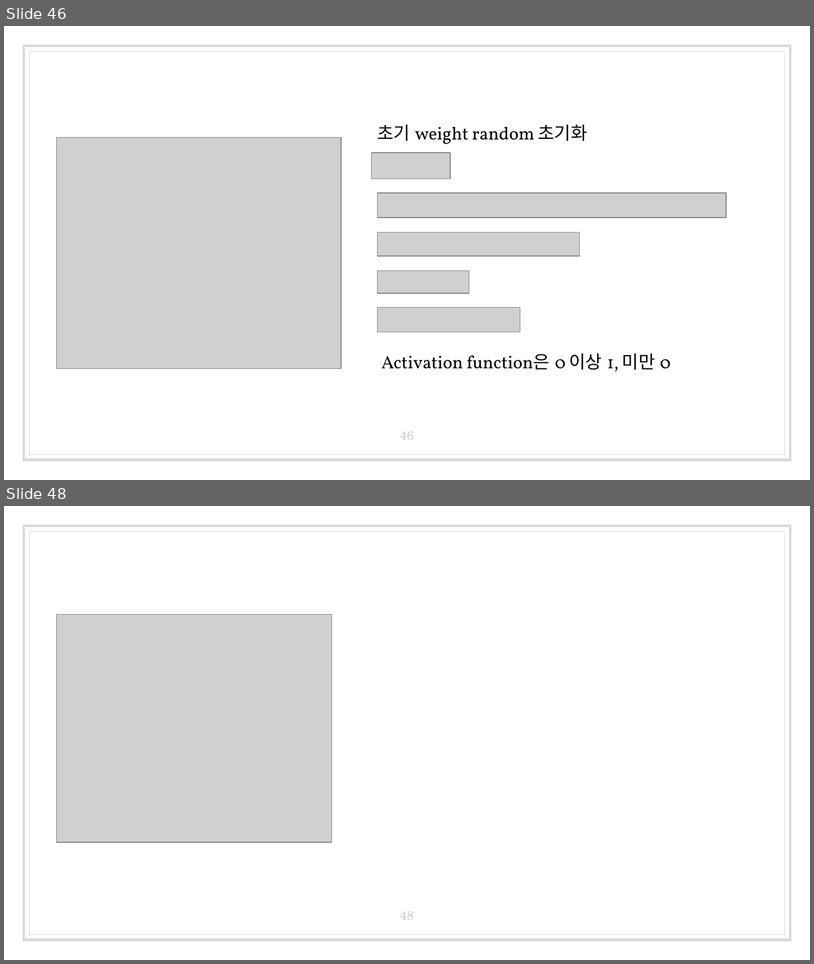
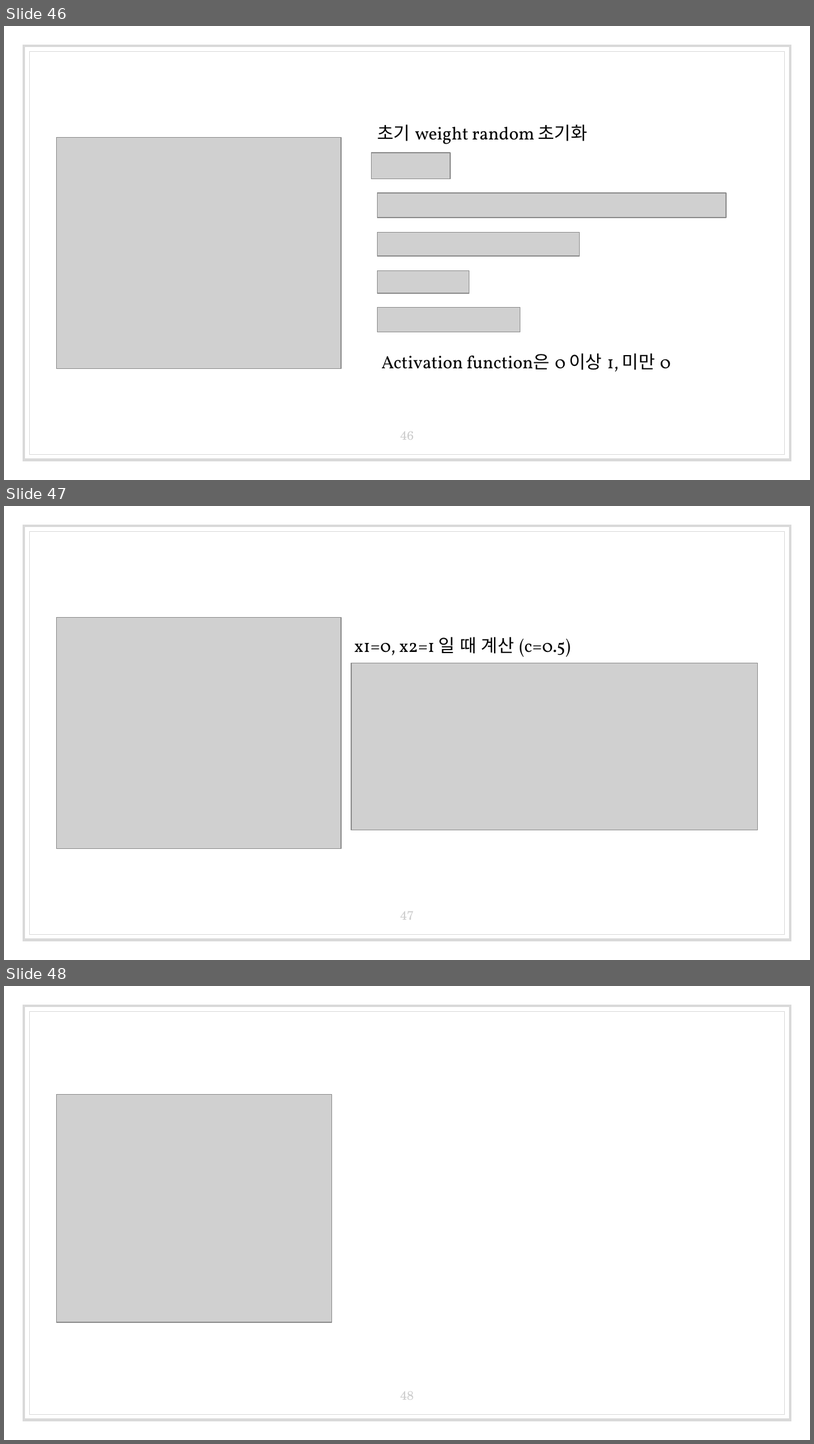
Before and after one commit to kangtegong-lectures/ai-class, a slide deck: 2일차/1027-1-학습의원리.pptx. Shown one above the other, each under a label of ours: slides 46 and 48 before the commit, slides 46, 47 and 48 after it; the slides between them are not shown. The pictures are 814x964 and 814x1444 pixels, drawn with LibreOffice and Linux fonts; fonts in the diff are those of the drawing; grey boxes stand for pictures. Boxes give left, top, right and bottom in pixels: in the first picture for what was removed or moved away, otherwise in the second. Text is boxed around its words. In the diff, an @@ line names an element or a change of style, - is before the commit and + after.

```diff
--- a/2일차/1027-1-학습의원리.pptx
+++ b/2일차/1027-1-학습의원리.pptx
@@ slide 47 added at (x1=4, y1=506, x2=810, y2=960), background #FFFFFF; not listed: 2 template elements that a slide beside it also shows @@
@@ picture added at (x1=56, y1=617, x2=341, y2=848) @@
@@ text added at (x1=354, y1=637, x2=571, y2=657), 16 pt, text #000000 @@
+x1=0, x2=1 일 때 계산 (c=0.5)
@@ picture added at (x1=351, y1=663, x2=758, y2=830) @@
@@ page number added at (x1=401, y1=911, x2=414, y2=919), 11 pt, text #CCCCCC @@
+47
```
Also in this commit, not shown: 4 slides changed, 1 slide removed, 1 other file.
